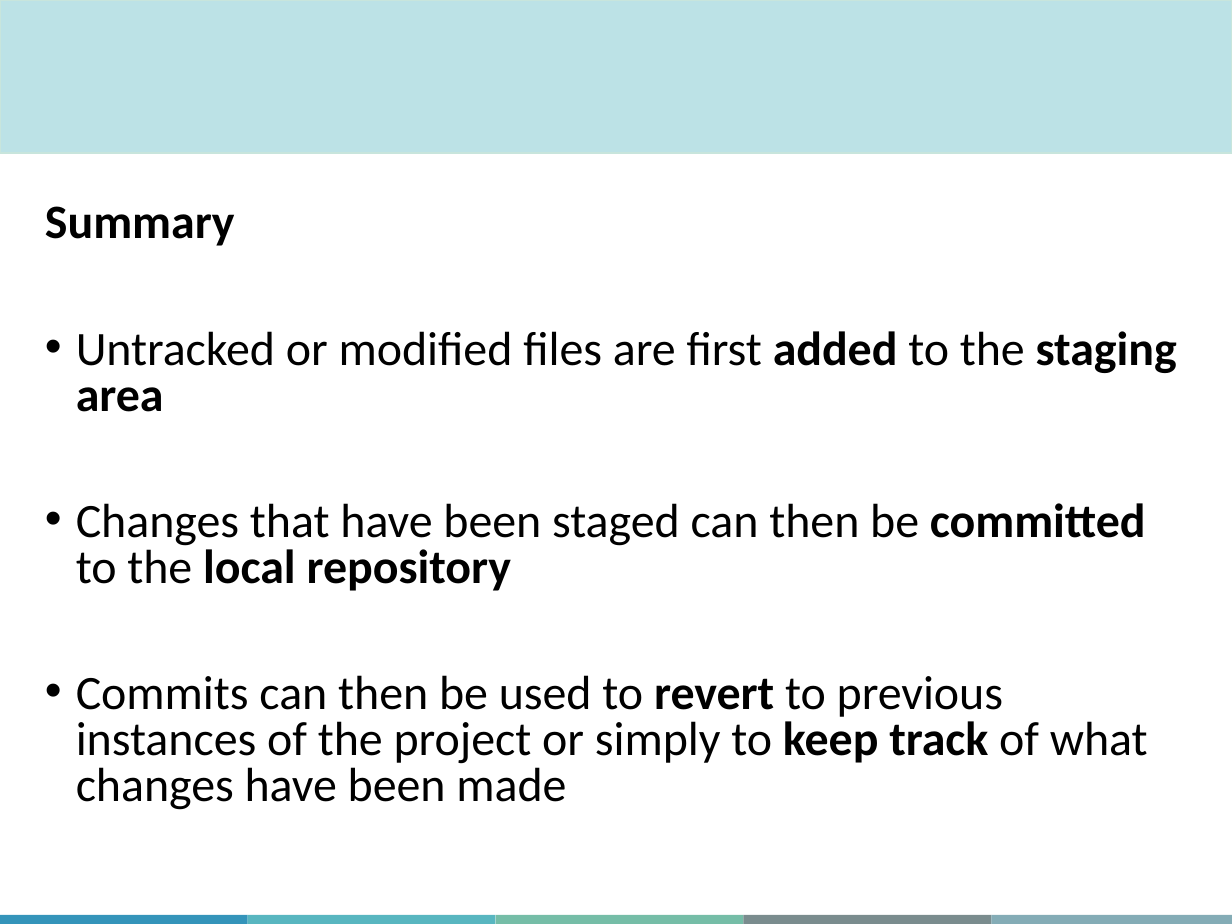
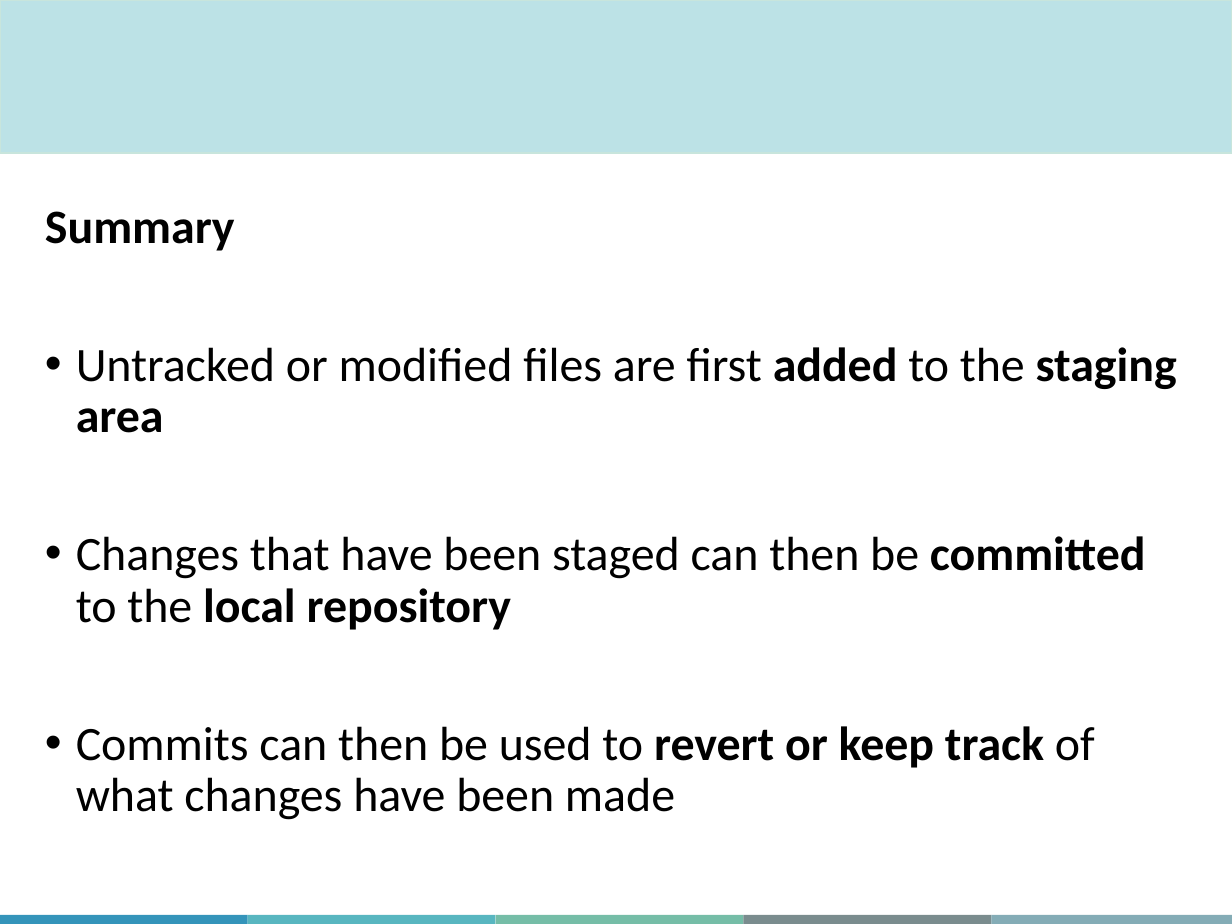
Before and after one commit to ehuan2/IntroToGitHub, a slide deck: slide 18 of Slides/MiCM_GitHub_Workshop_may_2026.pptx (slide 17 before the commit). Drawn at 1232x924 pixels with LibreOffice and Linux fonts; fonts in the diff are those of the drawing; background and template pictures are left out. Boxes give left, top, right and bottom in pixels: in the first picture for what was removed or moved away, otherwise in the second. Text is boxed around its words. In the diff, an @@ line names an element or a change of style, - is before the commit and + after.

```diff
--- a/Slides/MiCM_GitHub_Workshop_may_2026.pptx
+++ b/Slides/MiCM_GitHub_Workshop_may_2026.pptx
@@ text at bbox=[45, 211, 1177, 630]: line spacing 0.8 to 0.9 @@
@@ text at bbox=[76, 726, 1095, 820]: text changed @@
-• Commits can then be used to revert to previous instances of the project or simply to keep track of what changes have been made
+• Commits can then be used to revert or keep track of what changes have been made
```
Also in this commit, not shown: 22 other slides changed, 4 slides added, 2 slides removed.
